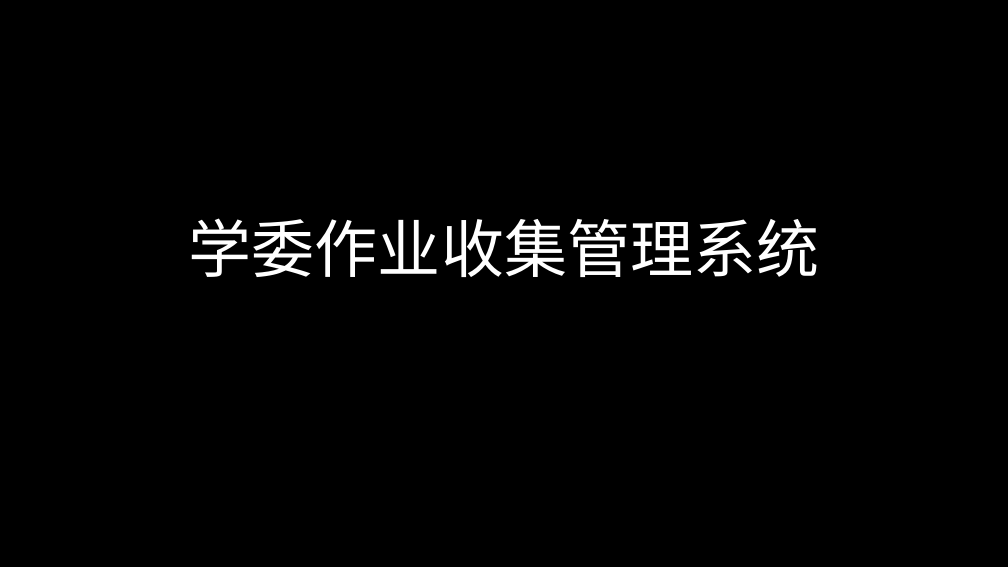
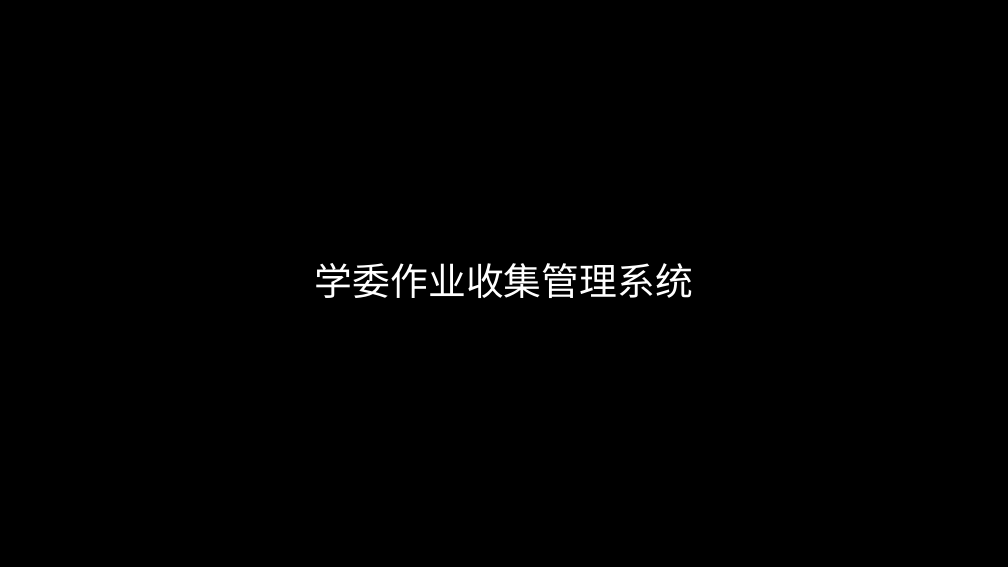
Before and after one commit to mind-dance/students-assignments, a slide deck: slide 1 of 学委作业收集管理系统.pptx. Drawn at 1008x567 pixels with LibreOffice and Linux fonts; fonts in the diff are those of the drawing. Boxes give left, top, right and bottom in pixels: in the first picture for what was removed or moved away, otherwise in the second. Text is boxed around its words. In the diff, an @@ line names an element or a change of style, - is before the commit and + after.

```diff
--- a/学委作业收集管理系统.pptx
+++ b/学委作业收集管理系统.pptx
@@ title "学委作业收集管理系统": place and size @@
-title "学委作业收集管理系统" at [189, 218, 819, 277]
+title "学委作业收集管理系统" at [315, 263, 693, 298]
@@ title "学委作业收集管理系统" at [315, 263, 693, 298]: size 60 to 36 pt; vertical alignment bottom to middle @@
```
Also in this commit, not shown: 4 other slides changed, 1 slide added, 8 slides removed, 3 other files.
